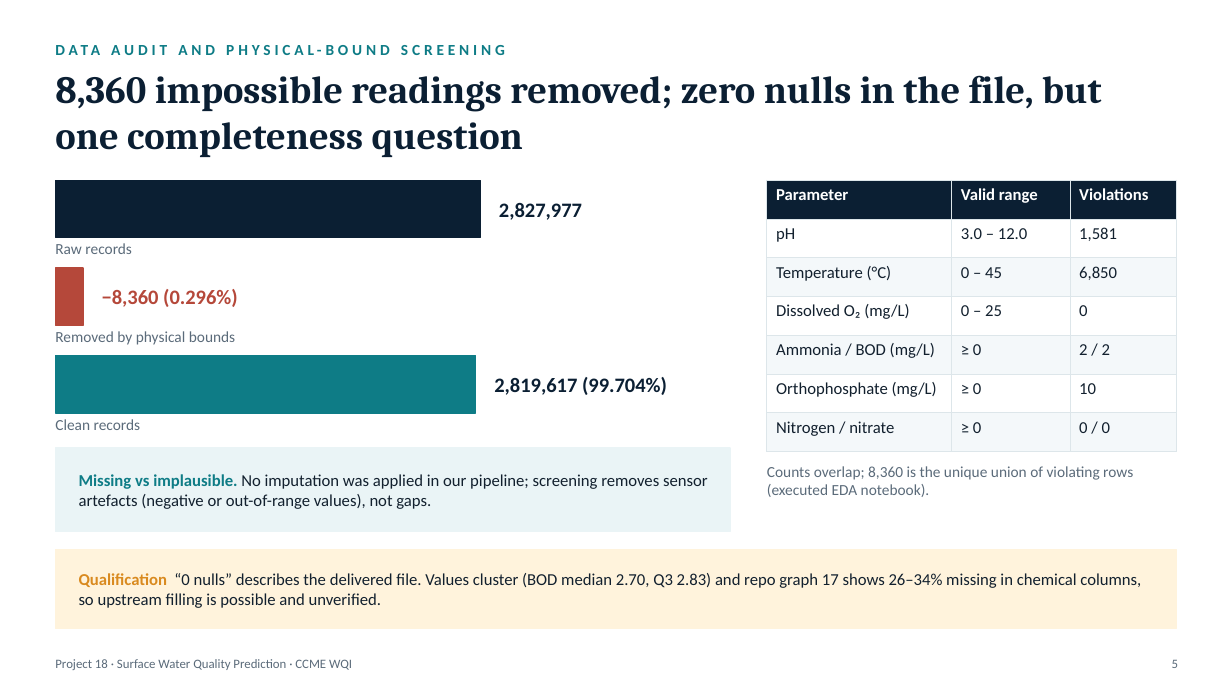
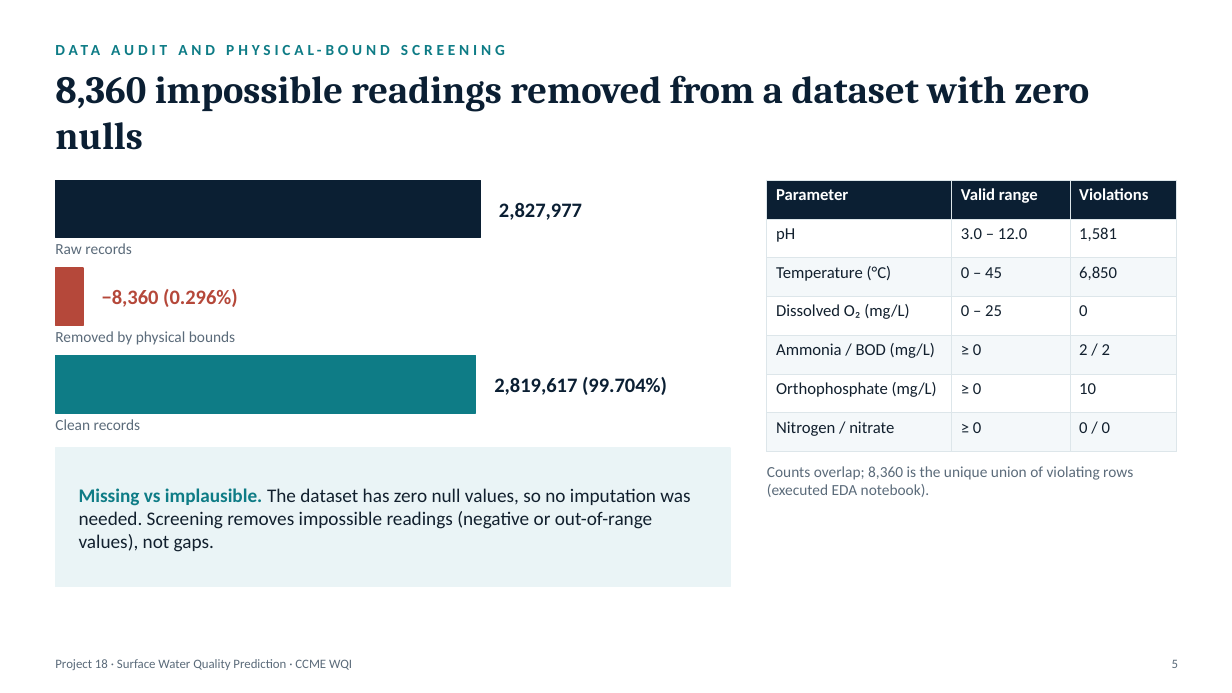
Before and after one commit to Amansoni045/Semester_5_AML_DL, a slide deck: slide 5 of final/Project_Presentation_Final.pptx. Drawn at 1232x693 pixels with LibreOffice and Linux fonts; fonts in the diff are those of the drawing. Boxes give left, top, right and bottom in pixels: in the first picture for what was removed or moved away, otherwise in the second. Text is boxed around its words. In the diff, an @@ line names an element or a change of style, - is before the commit and + after.

```diff
--- a/final/Project_Presentation_Final.pptx
+++ b/final/Project_Presentation_Final.pptx
@@ text at bbox=[55, 75, 1090, 150]: text changed @@
-8,360 impossible readings removed; zero nulls in the file, but one completeness question
+8,360 impossible readings removed from a dataset with zero nulls
@@ rectangle: place and size @@
-rectangle at bbox=[55, 448, 730, 531]
+rectangle at bbox=[55, 448, 730, 587]
@@ text at bbox=[79, 488, 690, 552]: text changed; size 13 to 15 pt @@
-Missing vs implausible. No imputation was applied in our pipeline; screening removes sensor artefacts (negative or out-of-range values), not gaps.
+Missing vs implausible. The dataset has zero null values, so no imputation was needed. Screening removes impossible readings (negative or out-of-range values), not gaps.
@@ rectangle removed at bbox=[55, 550, 1177, 628] @@
@@ text removed at bbox=[79, 573, 1141, 608] @@
-Qualification “0 nulls” describes the delivered file. Values cluster (BOD median 2.70, Q3 2.83) and repo graph 17 shows 26–34% missing in chemical columns, so upstream filling is possible and unverified.
```
Also in this commit, not shown: 1 other slide changed, 5 other files.
